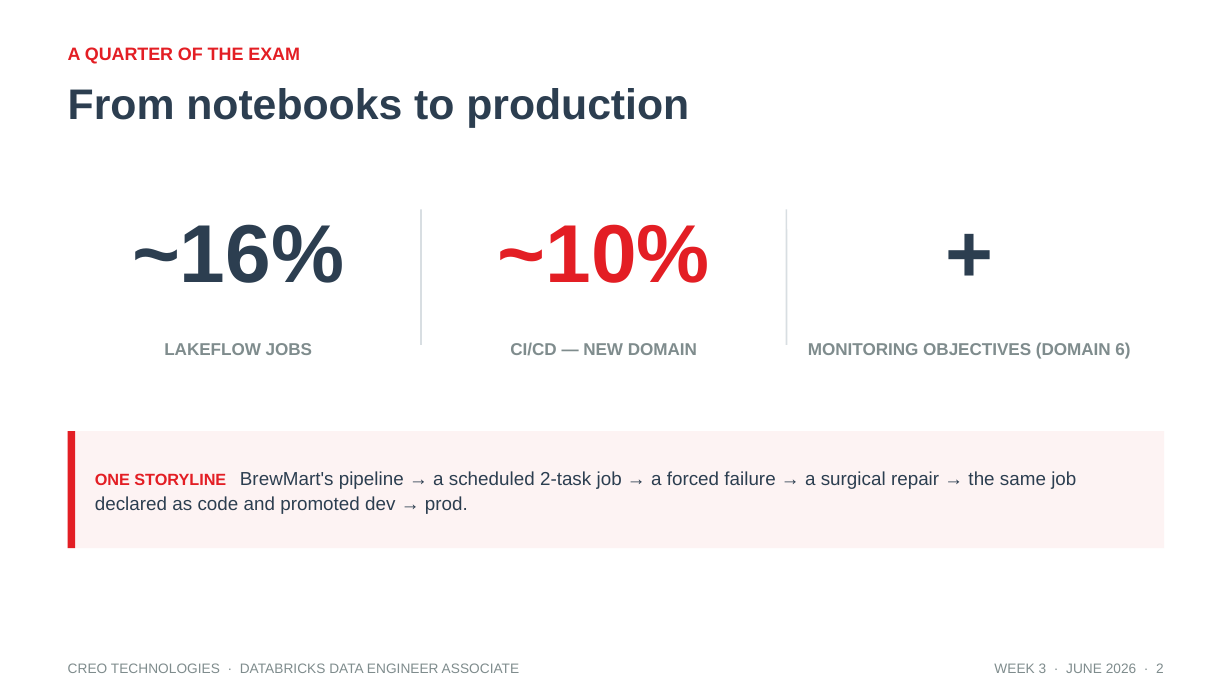
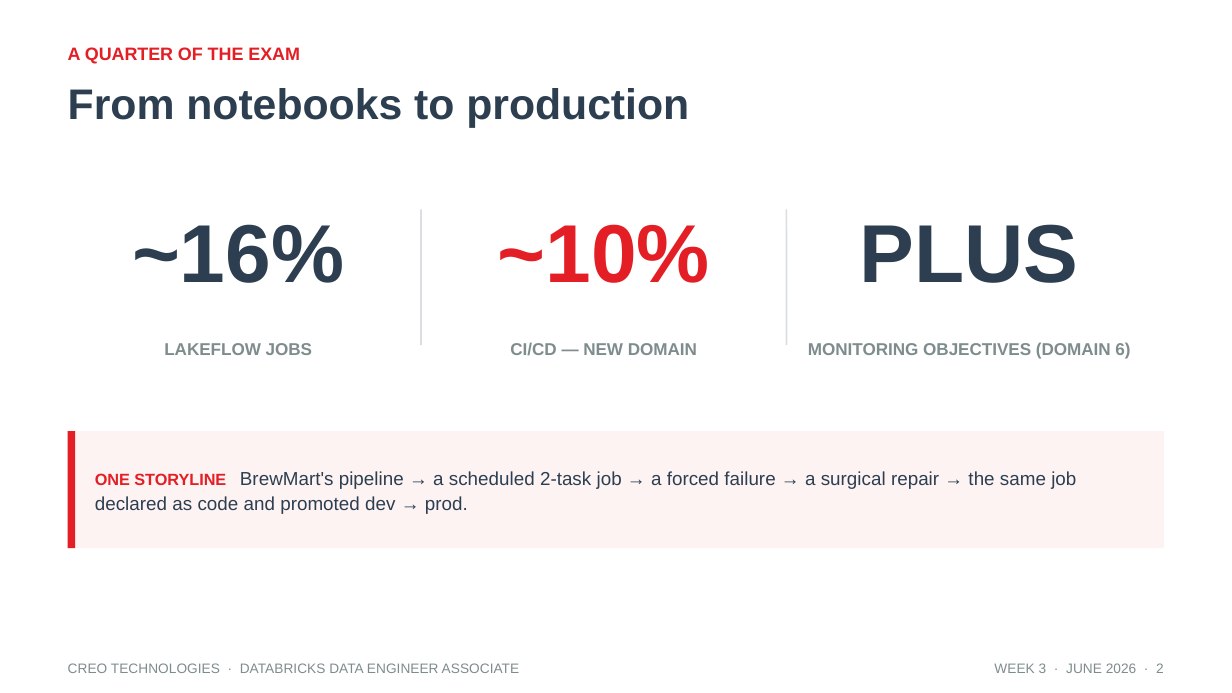
Before and after one commit to tatwan/Databricks_DE_Associate, a slide deck: slide 2 of slides/Week3_Jobs_CICD.pptx. Drawn at 1232x693 pixels with LibreOffice and Linux fonts; fonts in the diff are those of the drawing. Boxes give left, top, right and bottom in pixels: in the first picture for what was removed or moved away, otherwise in the second. Text is boxed around its words. In the diff, an @@ line names an element or a change of style, - is before the commit and + after.

Commit message:
updates to slides for week 3

```diff
--- a/slides/Week3_Jobs_CICD.pptx
+++ b/slides/Week3_Jobs_CICD.pptx
@@ text at (860, 224, 1079, 283): text changed @@
-+
+PLUS
```
